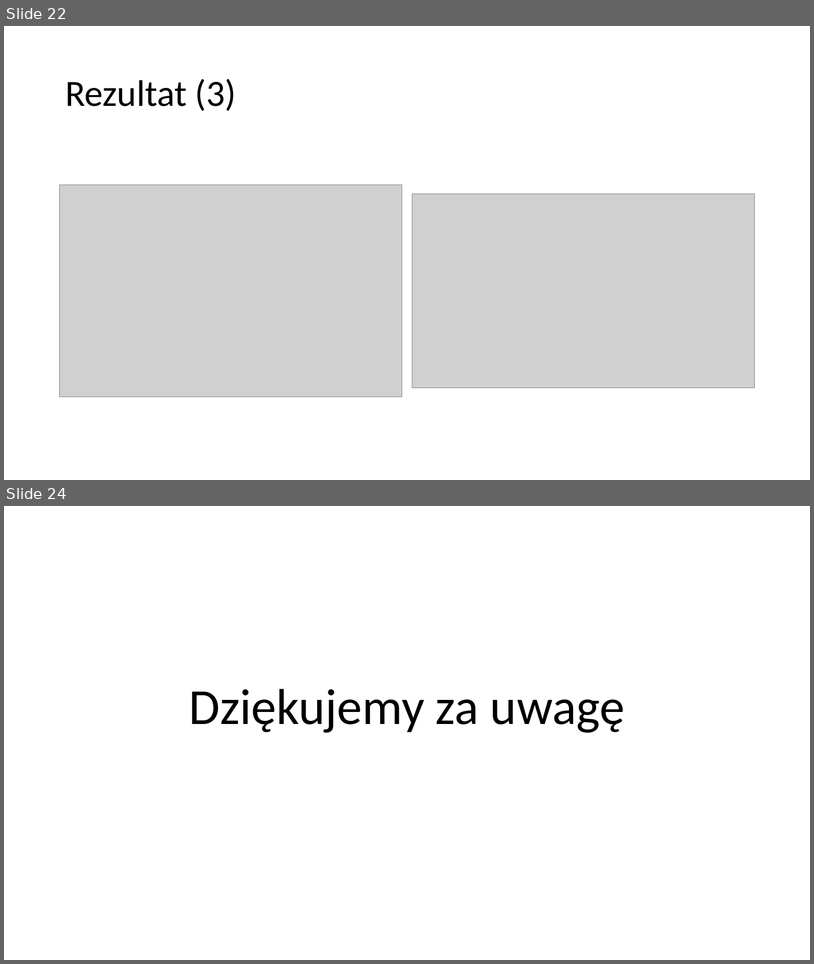
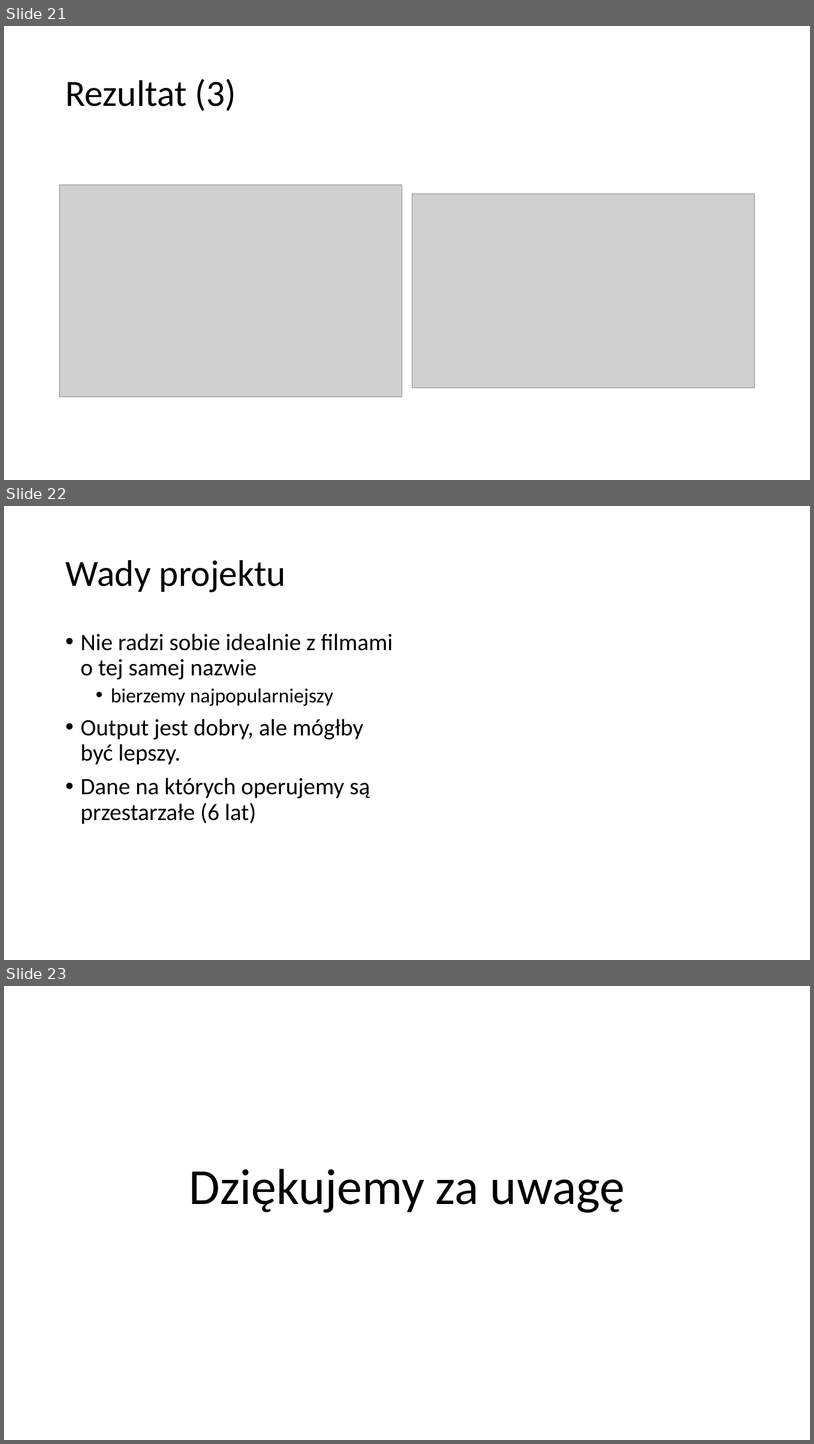
Before and after one commit to pgarwol/MovieRecommender, a slide deck: RekomendacjaFilmu.pptx. Shown one above the other, each under a label of ours: slides 22 and 24 before the commit, slides 21, 22 and 23 after it; the slides between them are not shown. The pictures are 814x964 and 814x1444 pixels, drawn with LibreOffice and Linux fonts; fonts in the diff are those of the drawing; grey boxes stand for pictures. Boxes give left, top, right and bottom in pixels: in the first picture for what was removed or moved away, otherwise in the second. Text is boxed around its words. In the diff, an @@ line names an element or a change of style, - is before the commit and + after.

```diff
--- a/RekomendacjaFilmu.pptx
+++ b/RekomendacjaFilmu.pptx
@@ slide 22 added at <box>4,506,810,960</box>, background #FFFFFF @@
@@ title added at <box>65,560,286,592</box>, 44 pt, text #000000 @@
+Wady projektu
@@ text added at <box>81,633,393,824</box>, 28 pt, text #000000 @@
+• Nie radzi sobie idealnie z filmami o tej samej nazwie
+  • bierzemy najpopularniejszy
+• Output jest dobry, ale mógłby być lepszy.
+• Dane na których operujemy są przestarzałe (6 lat)
@@ what was slide 22 is now slide 21 @@
@@ what was slide 24 is now slide 23 @@
```
Also in this commit, not shown: 8 slides changed, 5 other slides added, 7 slides removed.
